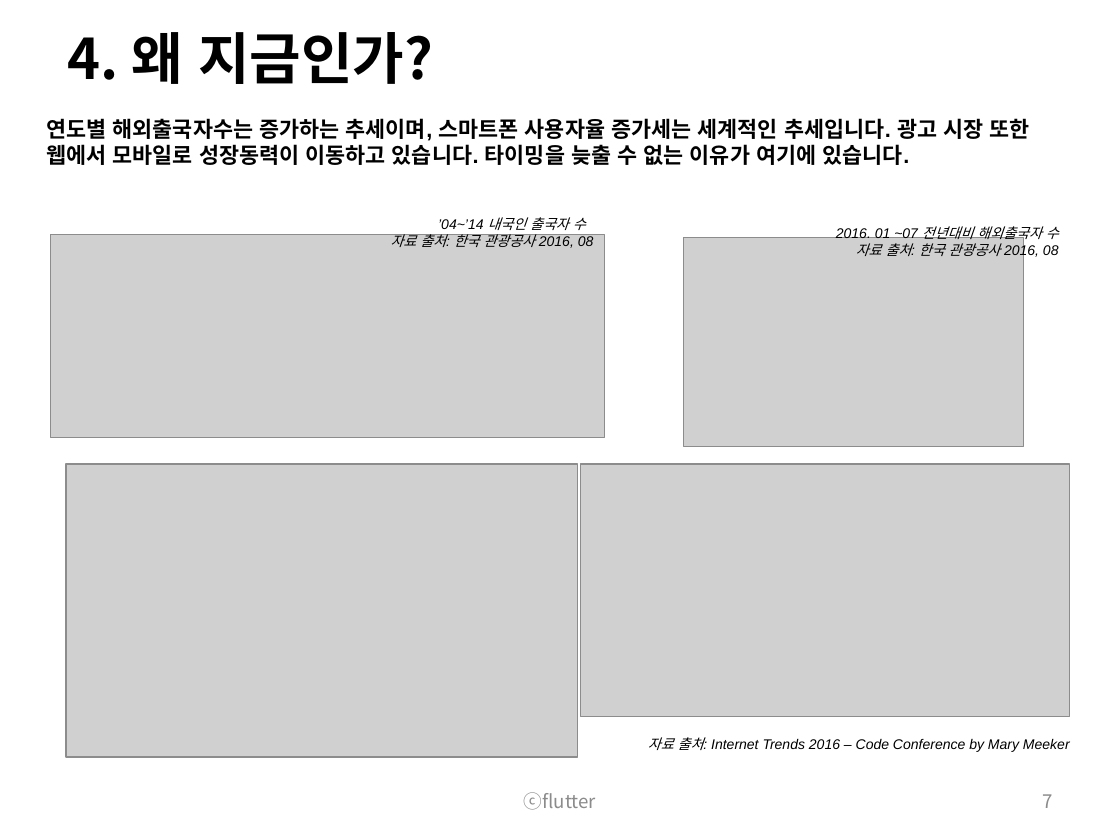
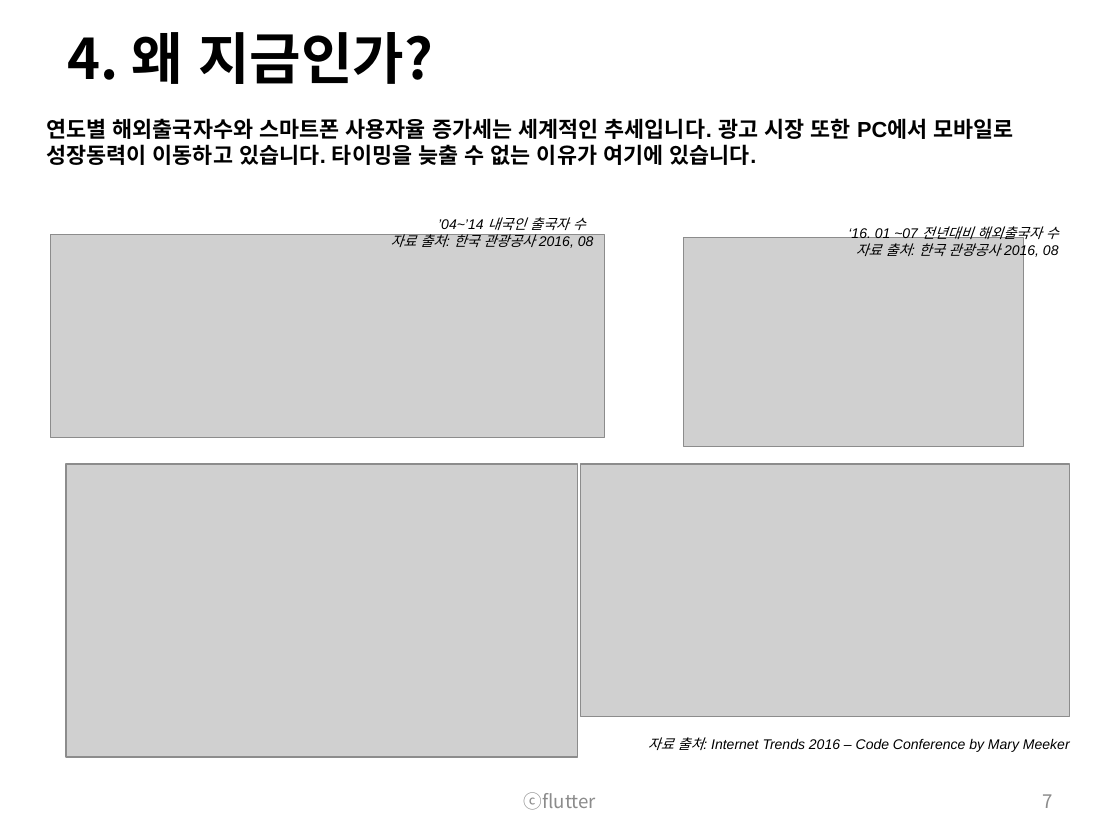
Before and after one commit to wooramc/soop_rep, a slide deck: slide 7 of flutter business plan_Dcamp.pptx. Drawn at 1120x840 pixels with LibreOffice and Linux fonts; fonts in the diff are those of the drawing; grey boxes stand for pictures. Boxes give left, top, right and bottom in pixels: in the first picture for what was removed or moved away, otherwise in the second. Text is boxed around its words. In the diff, an @@ line names an element or a change of style, - is before the commit and + after.

```diff
--- a/flutter business plan_Dcamp.pptx
+++ b/flutter business plan_Dcamp.pptx
@@ text at (46,118,1014,165): text changed @@
-연도별 해외출국자수는 증가하는 추세이며, 스마트폰 사용자율 증가세는 세계적인 추세입니다. 광고 시장 또한 웹에서 모바일로 성장동력이 이동하고 있습니다. 타이밍을 늦출 수 없는 이유가 여기에 있습니다.
+연도별 해외출국자수와 스마트폰 사용자율 증가세는 세계적인 추세입니다. 광고 시장 또한 PC에서 모바일로 성장동력이 이동하고 있습니다. 타이밍을 늦출 수 없는 이유가 여기에 있습니다.
@@ text at (848,226,1059,242): text changed @@
-2016. 01 ~07 전년대비 해외출국자 수
+‘16. 01 ~07 전년대비 해외출국자 수
```
Also in this commit, not shown: 3 other slides changed, 1 other file.
